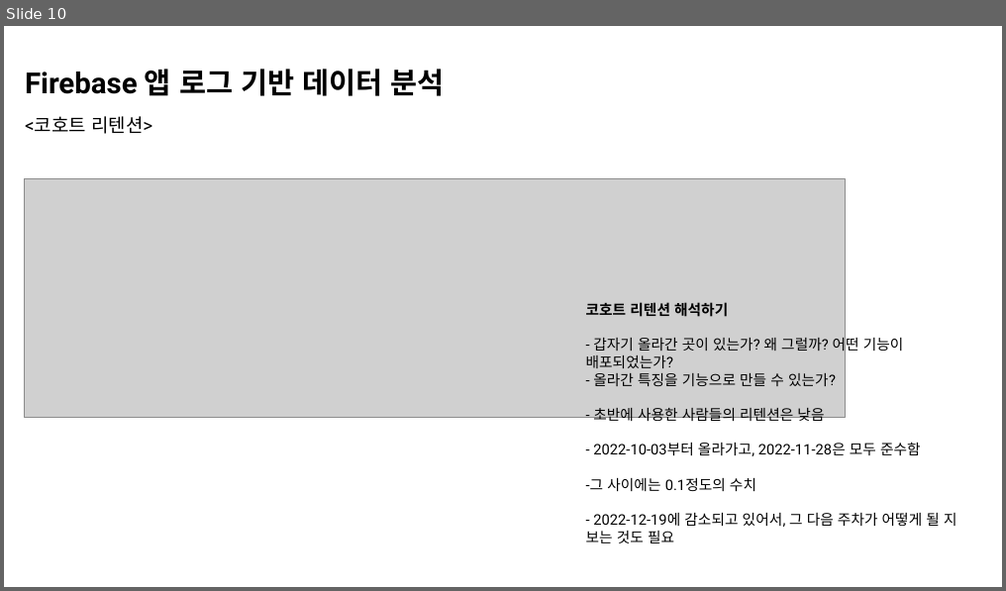
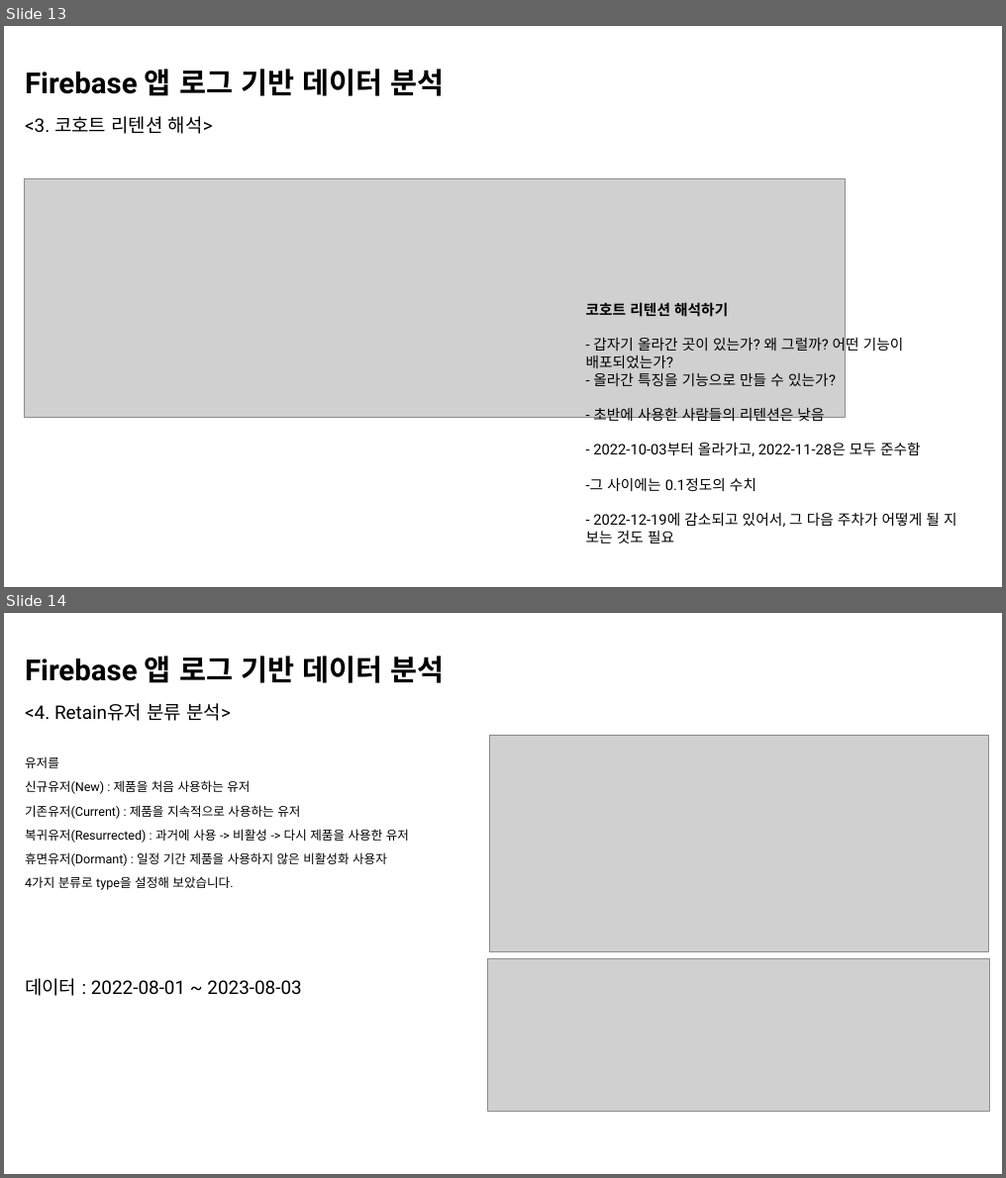
Before and after one commit to Indongspace/Personal_project, a slide deck: 앱 로그 데이터 분석.pptx. Shown one above the other, each under a label of ours: slide 10 before the commit, slides 13 and 14 after it. The pictures are 1006x591 and 1006x1178 pixels, drawn with LibreOffice and Linux fonts; fonts in the diff are those of the drawing; grey boxes stand for pictures. Boxes give left, top, right and bottom in pixels: in the first picture for what was removed or moved away, otherwise in the second. Text is boxed around its words. In the diff, an @@ line names an element or a change of style, - is before the commit and + after.

```diff
--- a/앱 로그 데이터 분석.pptx
+++ b/앱 로그 데이터 분석.pptx
@@ slide 14 added at box(4, 613, 1002, 1174), background #FFFFFF @@
@@ text added at box(25, 656, 445, 996), 12 pt, text #000000 @@
+Firebase 앱 로그 기반 데이터 분석
+<4. Retain유저 분류 분석>
+유저를
+신규유저(New) : 제품을 처음 사용하는 유저
+기존유저(Current) : 제품을 지속적으로 사용하는 유저
+복귀유저(Resurrected) : 과거에 사용 -> 비활성 -> 다시 제품을 사용한 유저
+휴면유저(Dormant) : 일정 기간 제품을 사용하지 않은 비활성화 사용자
+4가지 분류로 type을 설정해 보았습니다.
+데이터 : 2022-08-01 ~ 2023-08-03
@@ picture added at box(489, 735, 988, 953) @@
@@ picture added at box(487, 959, 990, 1112) @@
@@ what was slide 10 is now slide 13 @@
@@ slide 13 changed as well @@
@@ text at box(25, 116, 213, 134): text changed @@
-<코호트 리텐션>
+<3. 코호트 리텐션 해석>
```
Also in this commit, not shown: 9 other slides changed, 7 other slides added, 2 other files.
